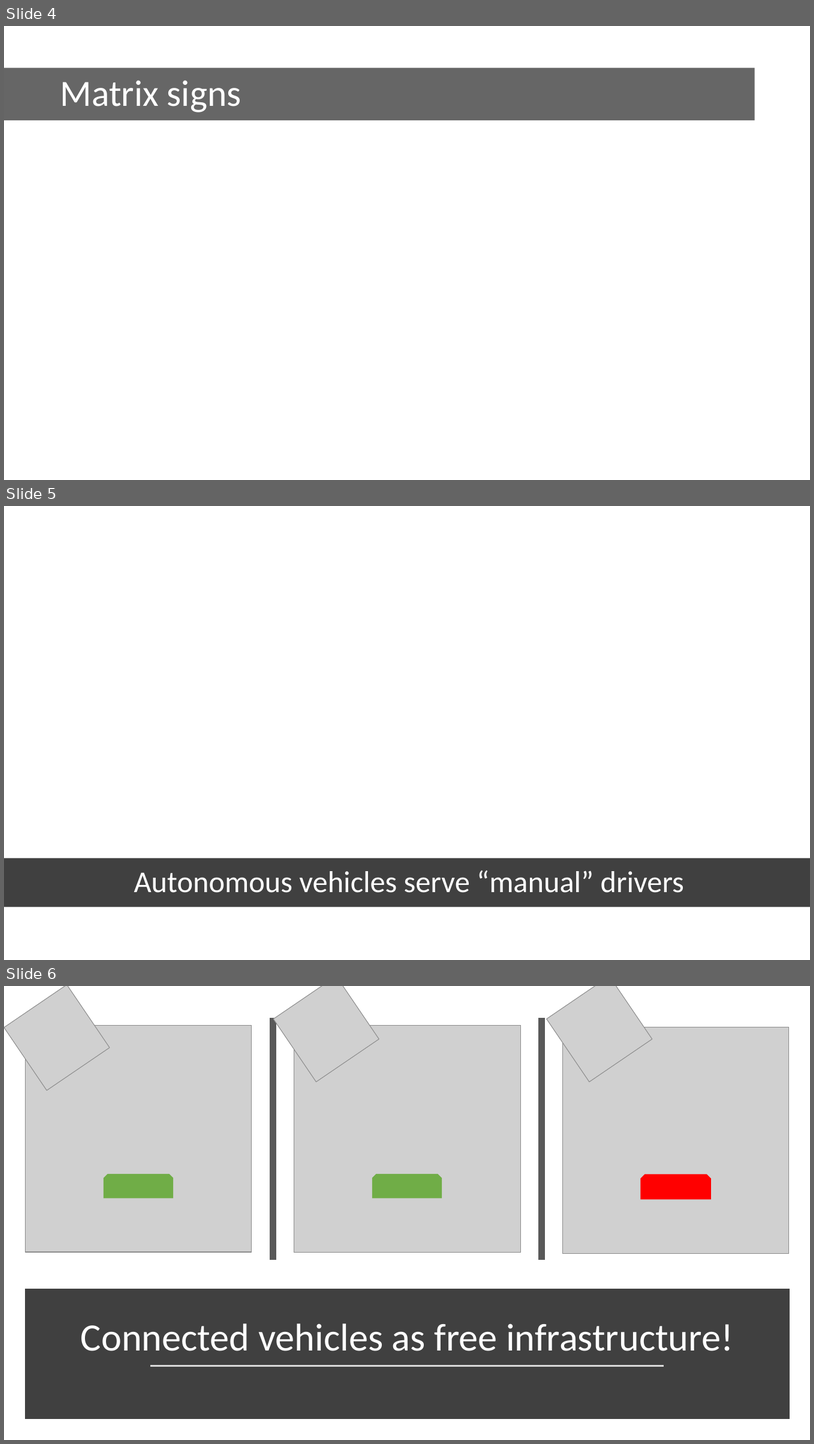
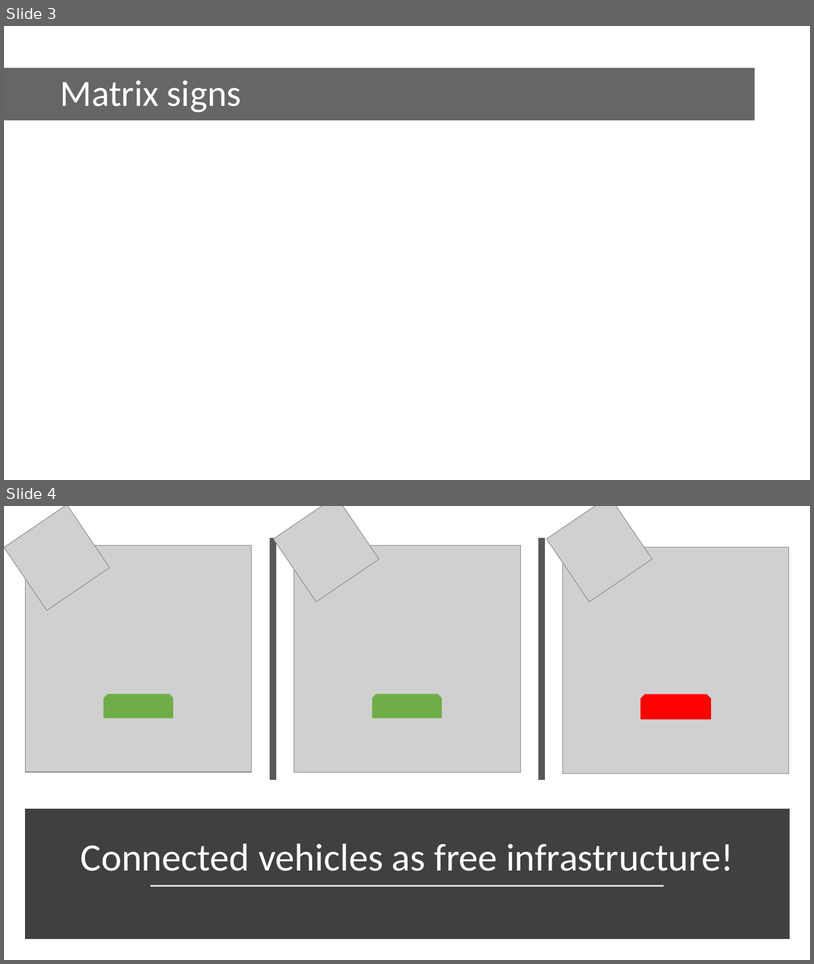
Before and after one commit to Quixotte/hacktheroad, a slide deck: pitch.pptx. Shown one above the other, each under a label of ours: slides 4, 5 and 6 before the commit, slides 3 and 4 after it. The pictures are 814x1444 and 814x964 pixels, drawn with LibreOffice and Linux fonts; fonts in the diff are those of the drawing; grey boxes stand for pictures; background and template pictures are left out; a plain dark background stands for a picture behind light text. Boxes give left, top, right and bottom in pixels: in the first picture for what was removed or moved away, otherwise in the second. Text is boxed around its words. In the diff, an @@ line names an element or a change of style, - is before the commit and + after.

```diff
--- a/pitch.pptx
+++ b/pitch.pptx
@@ slide 5 removed at [4, 506, 810, 960], background picture (left out) @@
@@ rectangle removed at [4, 506, 810, 960] @@
@@ rectangle removed at [4, 858, 810, 907] @@
@@ line removed from (4, 853) to (810, 853) @@
@@ title removed at [134, 870, 684, 892] @@
-Autonomous vehicles serve “manual” drivers
@@ line removed from (4, 912) to (810, 912) @@
@@ what was slide 4 is now slide 3 @@
@@ what was slide 6 is now slide 4 @@
```
Also in this commit, not shown: 1 slide changed, 1 slide added, 3 other slides removed, 1 other file.
